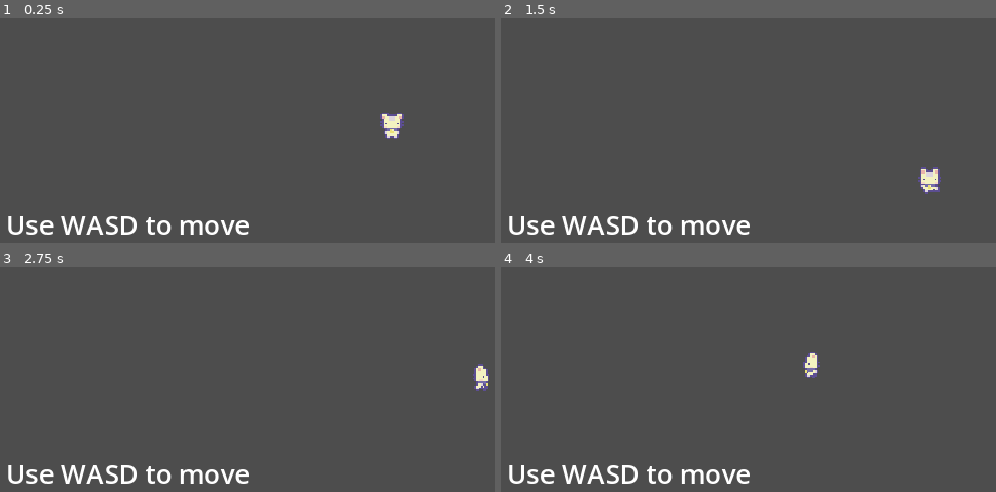
Above: before the commit, frames 1-4 (two rows, left to right).
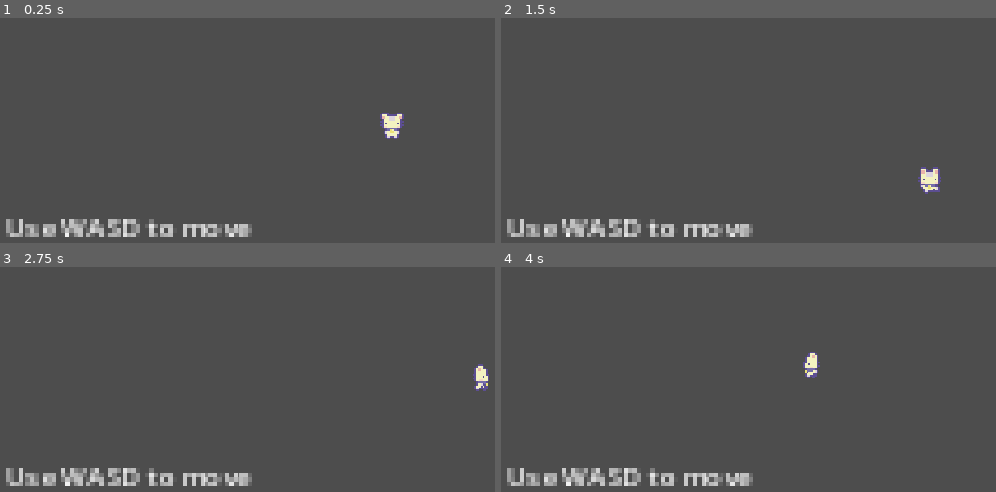
Above: after the commit, the same moments.

Repository: KamiGug/AroundTheGlobe-Jam
Game: Godot game, scene res://Levels/TestLevel.tscn
The game is run twice, just before and just after one commit, with the same random seed, the same clock (stepped at 60 frames per second) and the same inputs.
Inputs:
- Up to frame 1 (0.25 s): no input
- Up to frame 2 (1.5 s): tap Enter at 0.5 s; hold Right (ui_right) 0.53-1.28 s; hold Down (ui_down) from 1.28 s (still down)
- Up to frame 3 (2.75 s): release Down (ui_down) at 2.03 s; hold Right (ui_right) from 2.03 s (still down)
- Up to frame 4 (4 s): release Right (ui_right) at 2.78 s; hold Up (ui_up) 2.78-3.53 s; hold Left (ui_left) from 3.53 s (still down)

The runs differ from the first frame. In frame 1, 2.8% of the frame differs, in the area x 1-51%, y 88-98%; in frame 2, 2.8%; in frame 3, 2.8%; in frame 4, 2.8%.

Commit message:
moved ovelay and zoom to camera prefab

Diff:
--- a/Levels/TestLevel.tscn
+++ b/Levels/TestLevel.tscn
@@ -10,15 +10,3 @@
 
 [node name="Camera2D" parent="." instance=ExtResource("2_6w481")]
 target_path = NodePath("../MainChar")
-
-[node name="ControlsOverlay" type="Node2D" parent="Camera2D"]
-z_index = 300
-
-[node name="ControlsText" type="RichTextLabel" parent="Camera2D/ControlsOverlay"]
-offset_left = -232.0
-offset_top = 48.0
-offset_right = -18.0
-offset_bottom = 157.0
-bbcode_enabled = true
-text = "Use WASD to move"
-deselect_on_focus_loss_enabled = false
--- a/Prefabs/Camera.tscn
+++ b/Prefabs/Camera.tscn
@@ -3,4 +3,17 @@
 [ext_resource type="Script" path="res://Code/CameraScript.gd" id="1_byxwj"]
 
 [node name="Camera2D" type="Camera2D"]
+zoom = Vector2(4, 4)
 script = ExtResource("1_byxwj")
+
+[node name="ControlsOverlay" type="Node2D" parent="."]
+z_index = 300
+
+[node name="ControlsText" type="RichTextLabel" parent="ControlsOverlay"]
+offset_left = -232.0
+offset_top = 48.0
+offset_right = -18.0
+offset_bottom = 157.0
+bbcode_enabled = true
+text = "Use WASD to move"
+deselect_on_focus_loss_enabled = false
--- a/project.godot
+++ b/project.godot
@@ -21,7 +21,6 @@
 window/size/viewport_height=1080
 window/size/borderless=true
 window/stretch/mode="canvas_items"
-window/stretch/scale=4.0
 
 [dotnet]
 
